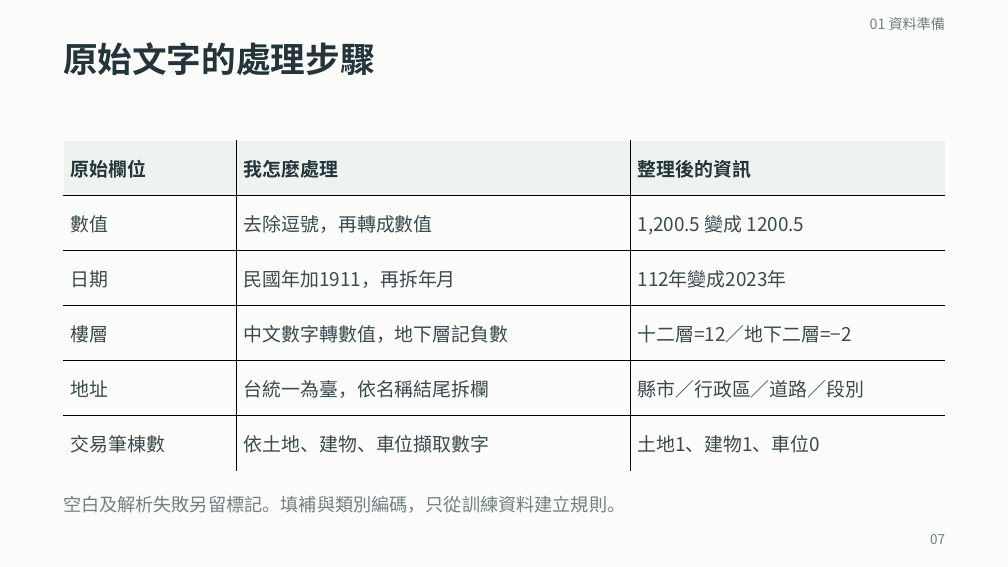
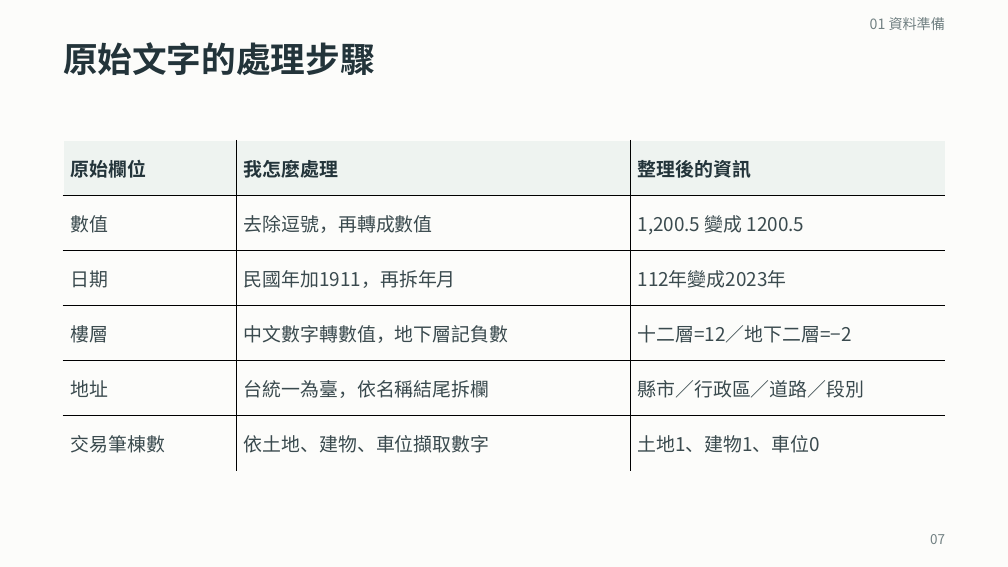
Before and after one commit to ziyi930108/nycu-house-price-regression, a slide deck: slide 7 of teaching/final_presentation/台灣房屋銷售價格預測挑戰賽_上台簡報.pptx. Drawn at 1008x567 pixels with LibreOffice and Linux fonts; fonts in the diff are those of the drawing. Boxes give left, top, right and bottom in pixels: in the first picture for what was removed or moved away, otherwise in the second. Text is boxed around its words. In the diff, an @@ line names an element or a change of style, - is before the commit and + after.

```diff
--- a/teaching/final_presentation/台灣房屋銷售價格預測挑戰賽_上台簡報.pptx
+++ b/teaching/final_presentation/台灣房屋銷售價格預測挑戰賽_上台簡報.pptx
@@ text removed at [63, 496, 625, 513] @@
-空白及解析失敗另留標記。填補與類別編碼，只從訓練資料建立規則。
```
Also in this commit, not shown: 14 other slides changed, 1 slide added, 4 slides removed, 52 other files.
